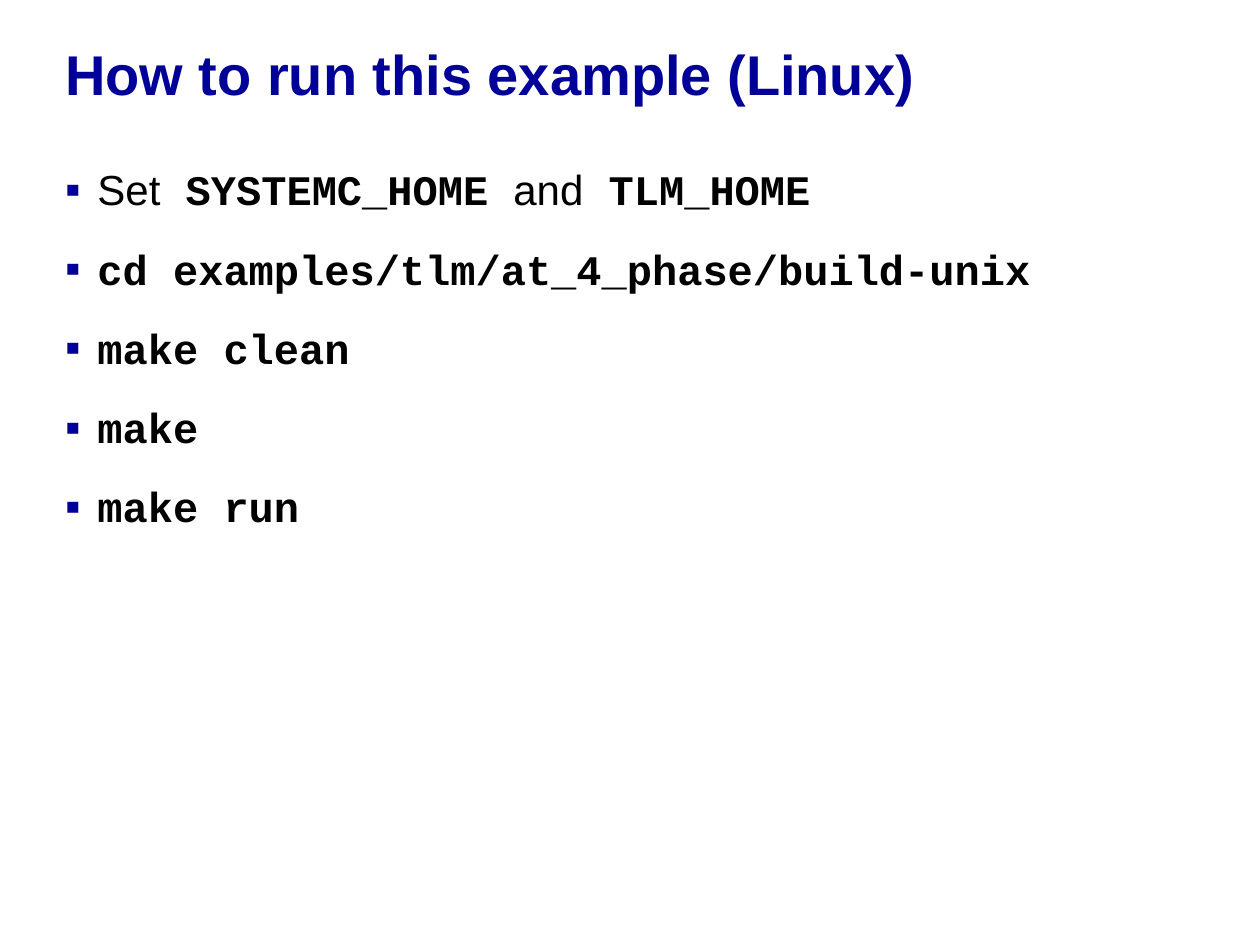
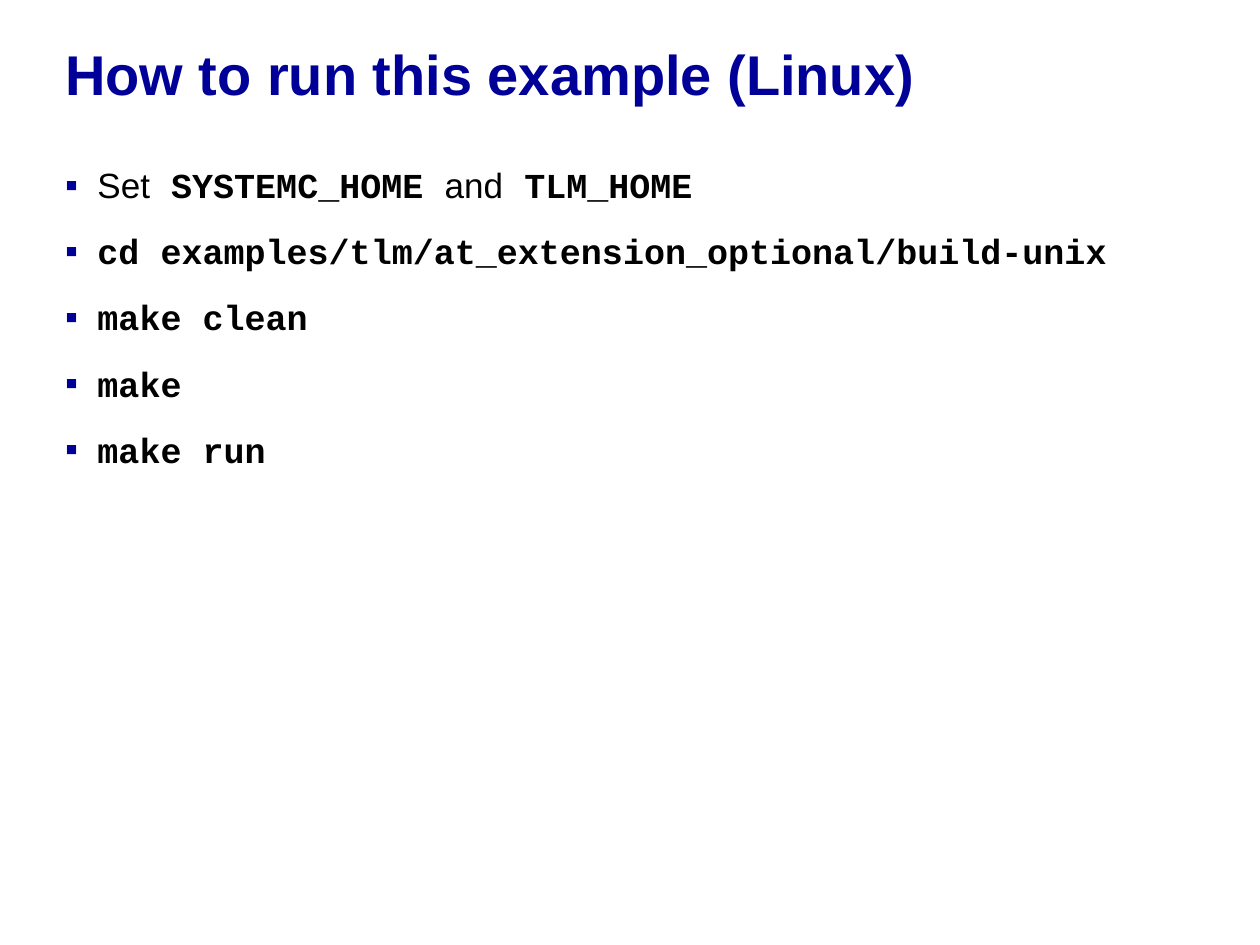
Before and after one commit to accellera-official/systemc, a slide deck: slide 4 of examples/tlm/at_extension_optional/docs/at_extension_optional_example.ppt. Drawn at 1260x945 pixels with LibreOffice and Linux fonts; fonts in the diff are those of the drawing; background and template pictures are left out. Boxes give left, top, right and bottom in pixels: in the first picture for what was removed or moved away, otherwise in the second. Text is boxed around its words. In the diff, an @@ line names an element or a change of style, - is before the commit and + after.

Commit message:
- updated extension examples PowerPoints

```diff
--- a/examples/tlm/at_extension_optional/docs/at_extension_optional_example.ppt
+++ b/examples/tlm/at_extension_optional/docs/at_extension_optional_example.ppt
@@ text at [97, 172, 692, 464]: size 24 to 20 pt in "Set SYSTEMC_HOME and TLM_HOME", "make clean", "make", "make run"; less space between paragraphs @@
@@ text at [97, 240, 1107, 272]: text changed; size 24 to 20 pt @@
-▪ cd examples/tlm/at_4_phase/build-unix
+▪ cd examples/tlm/at_extension_optional/build-unix
```
Also in this commit, not shown: 7 other slides changed, 1 slide removed, 1 other file.
